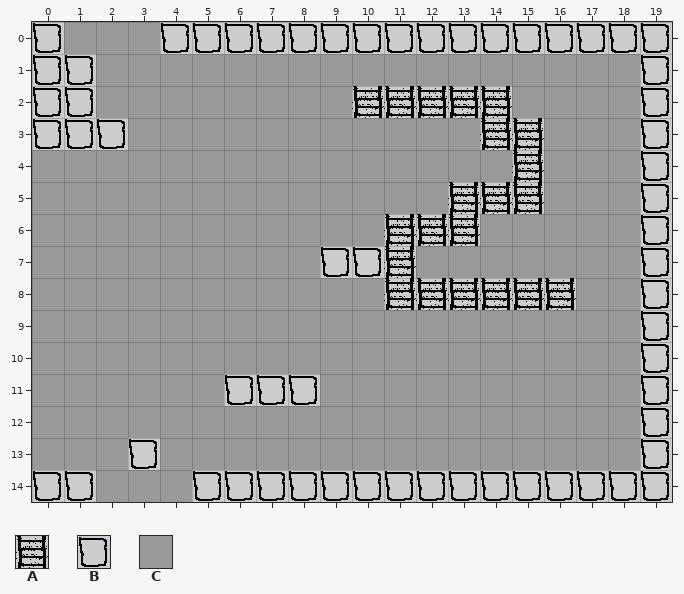
Tiled map (JSON): assets/maps/test_2_1.tmj. Above: the version before the commit.
Cells are 32x32 px. Shown: x 0..19, y 0..14.
Key: from "test_tiles": A 1 "ladder", B 2 "solid", C 3 "air".
_ is an empty cell.
Layer "Tile Layer 1" before, first column x 0:
 0 BCCCBBBBBBBBBBBBBBBB
 1 BBCCCCCCCCCCCCCCCCCB
 2 BBCCCCCCCCAAAAACCCCB
 3 BBBCCCCCCCCCCCAACCCB
 4 CCCCCCCCCCCCCCCACCCB
 5 CCCCCCCCCCCCCAAACCCB
 6 CCCCCCCCCCCAAACCCCCB
 7 CCCCCCCCCBBACCCCCCCB
 8 CCCCCCCCCCCAAAAAACCB
 9 CCCCCCCCCCCCCCCCCCCB
10 CCCCCCCCCCCCCCCCCCCB
11 CCCCCCBBBCCCCCCCCCCB
12 CCCCCCCCCCCCCCCCCCCB
13 CCCBCCCCCCCCCCCCCCCB
14 BBCCCBBBBBBBBBBBBBBB
The same view after the edit:
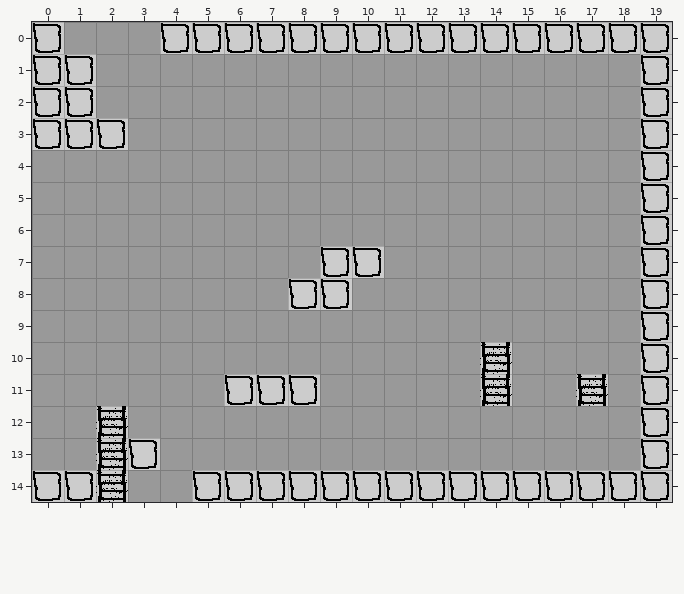
What changed:
{"where": "layer \"Tile Layer 1\""}
{"y":2,"x":10,"old":"AAAAA","new":"CCCCC"}
{"y":3,"x":14,"old":"AA","new":"CC"}
{"y":4,"x":15,"old":"A","new":"C"}
{"y":5,"x":13,"old":"AAA","new":"CCC"}
{"y":6,"x":11,"old":"AAA","new":"CCC"}
{"y":7,"x":11,"old":"A","new":"C"}
{"y":8,"x":8,"old":"CC","new":"BB"}
{"y":8,"x":11,"old":"AAAAAA","new":"CCCCCC"}
{"y":10,"x":14,"old":"C","new":"A"}
{"y":11,"x":14,"old":"C","new":"A"}
{"y":11,"x":17,"old":"C","new":"A"}
{"y":12,"x":2,"old":"C","new":"A"}
{"y":13,"x":2,"old":"C","new":"A"}
{"y":14,"x":2,"old":"C","new":"A"}
{"label":"changed","picture_box":[352,86,576,310]}
{"label":"changed","picture_box":[288,278,352,310]}
{"label":"changed","picture_box":[480,342,512,406]}
{"label":"changed","picture_box":[576,374,608,406]}
{"label":"changed","picture_box":[96,406,128,502]}
